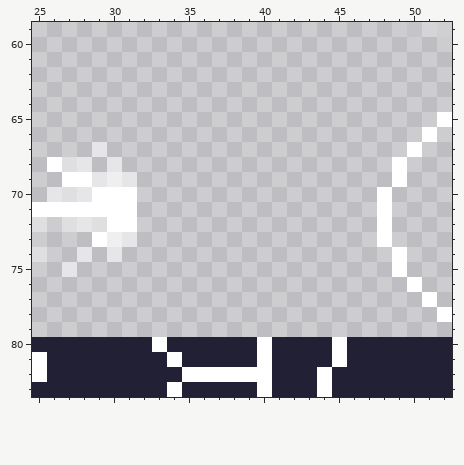
Pixel-art file: res/atlas/tiles.aseprite. The picture above was drawn from the file before the commit.
256x256 pixels, 1 frame. Pixels under 10% opacity are left out. Colours within 5 levels of each other are drawn and written as one. Shown: x 25..52, y 59..83.
New version:
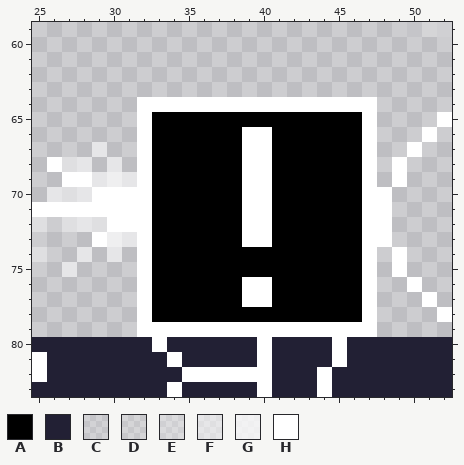
Palette (. is transparent): A #000000  B #222034  C #ffffff1c  D #ffffff27  E #ffffff46  F #ffffff82  G #ffffffbf  H #ffffff
Change:
--- layer "tiles"
@@ x 25..52 @@
 63 ............................
-64 ............................
-65 ...........................H
-66 ..........................H.
-67 ....F....................H..
-68 .HFF.F..................H...
-69 ..HHFGF.................H...
-70 .FFFHHH................H....
-71 HHHHHHH................H....
-72 F.FFFHH................H....
-73 ....HGF................H....
-74 F..F.F..................H...
-75 ..F.....................H...
-76 .........................H..
-77 ..........................H.
-78 ...........................H
-79 ............................
+64 .......HHHHHHHHHHHHHHHH.....
+65 .......HAAAAAAAAAAAAAAH....H
+66 .......HAAAAAAHHAAAAAAH...H.
+67 ....F..HAAAAAAHHAAAAAAH..H..
+68 .HFF.F.HAAAAAAHHAAAAAAH.H...
+69 ..HHFGFHAAAAAAHHAAAAAAH.H...
+70 .FFFHHHHAAAAAAHHAAAAAAHH....
+71 HHHHHHHHAAAAAAHHAAAAAAHH....
+72 F.FFFHHHAAAAAAHHAAAAAAHH....
+73 ....HGFHAAAAAAHHAAAAAAHH....
+74 F..F.F.HAAAAAAAAAAAAAAH.H...
+75 ..F....HAAAAAAAAAAAAAAH.H...
+76 .......HAAAAAAHHAAAAAAH..H..
+77 .......HAAAAAAHHAAAAAAH...H.
+78 .......HAAAAAAAAAAAAAAH....H
+79 .......HHHHHHHHHHHHHHHH.....
 80 BBBBBBBBHBBBBBBHBBBBHBBBBBBB
Where, in picture pixels (left, top, right, bottom), the same in both pictures:
added: (137, 97, 377, 337)
